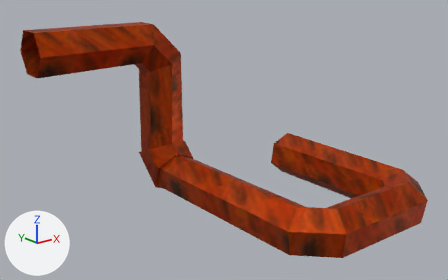
The Blender file 3D/Pipe/Source/Pipe.blend as it was, and as the next commit left it.
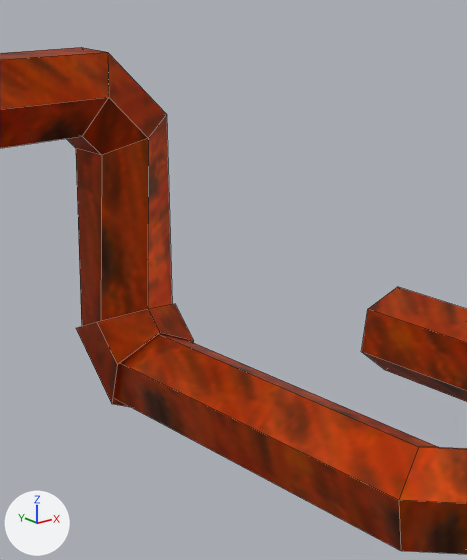
Old and new are each drawn whole from a 50 mm camera at (-8.63, -6.87, 5.04) aimed at (-1.0, 2.66, 1.22) and again close up on the part from 23% to 71% of the width and 0% to 93% of the height. The axes (+X, +Y, +Z) are drawn at lower left. The lights are the same throughout. The close-ups show mesh edges as thin lines.
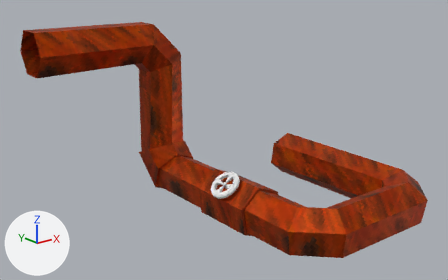
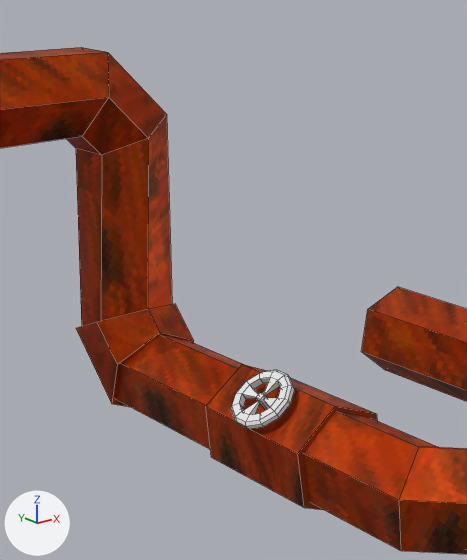
What differs and where, as boxes (x1, y1, x2, y2) in the close-ups (467 x 560 px):
'Wheel', added
    after: (231, 370, 295, 429)
part 1 of me_nurbspath_001, added (brown)
    after: (206, 364, 377, 510)

Diff of the bpy script that builds the scene:
```diff
--- a/3D/Pipe/Source/Pipe.blend.py
+++ b/3D/Pipe/Source/Pipe.blend.py
@@ me_nurbspath_001 @@
 # used by ob_nurbspath; location = (0.0, 0.0, 0.0)
-me_nurbspath_001.from_pydata(...)  # 72 vertices, 62 faces; spans x -4.0..2.48, y -0.44..5.54, z -0.54..3.44
+me_nurbspath_001.from_pydata(...)  # 84 vertices, 70 faces; spans x -4.0..2.48, y -0.44..5.54, z -0.55..3.44
+# me_nurbspath_001 part 1: a new loose piece, a 6-sided cylinder along y spanning x -1.52..-0.49, y 1.47..2.86, z -0.55..0.55, in mat_material_002 (picture img_rust_png)
 me_nurbspath_001.materials.append(mat_material_002)
@@ me_wheel @@
+me_wheel.from_pydata(...)  # 84 vertices, 82 faces; spans x -1.0..1.0, y -1.0..1.0, z -0.61..0.23
@@ ob_wheel @@
+ob_wheel = bpy.data.objects.new('Wheel', me_wheel)
+ob_wheel.location = (-1.35, 2.17, 0.46)
+ob_wheel.rotation_euler = (-0.194, -0.635, 0.32)  # degrees (-11, -36, 18)
+ob_wheel.scale = (0.324, 0.324, 0.324)
```
